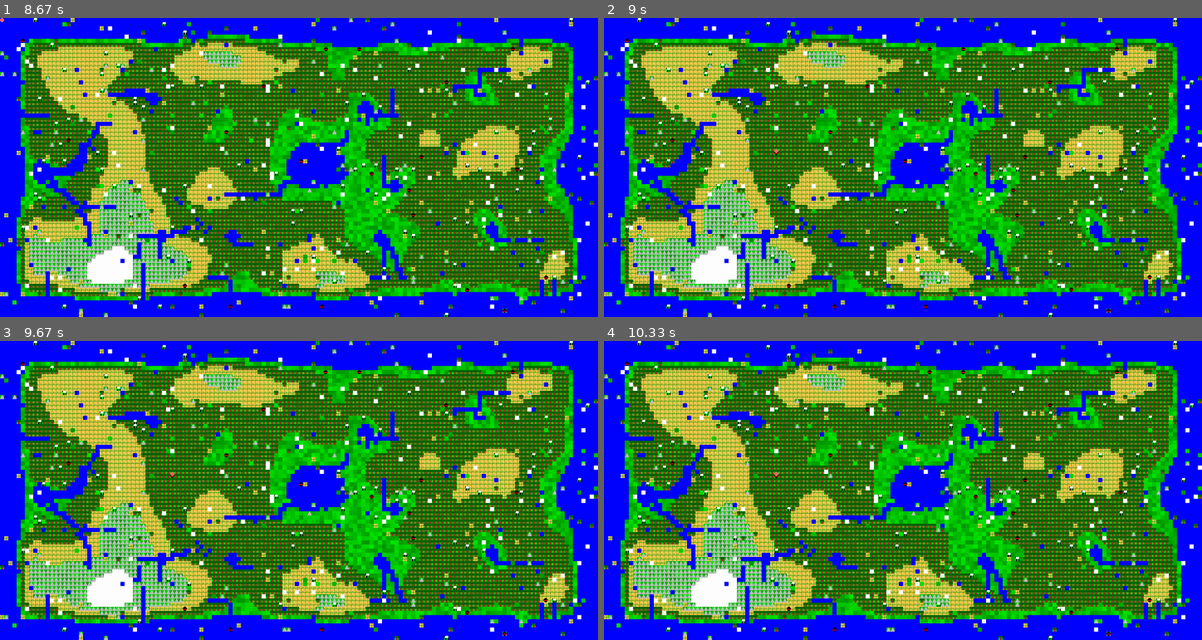
Above: before the commit, frames 1-4 (two rows, left to right).
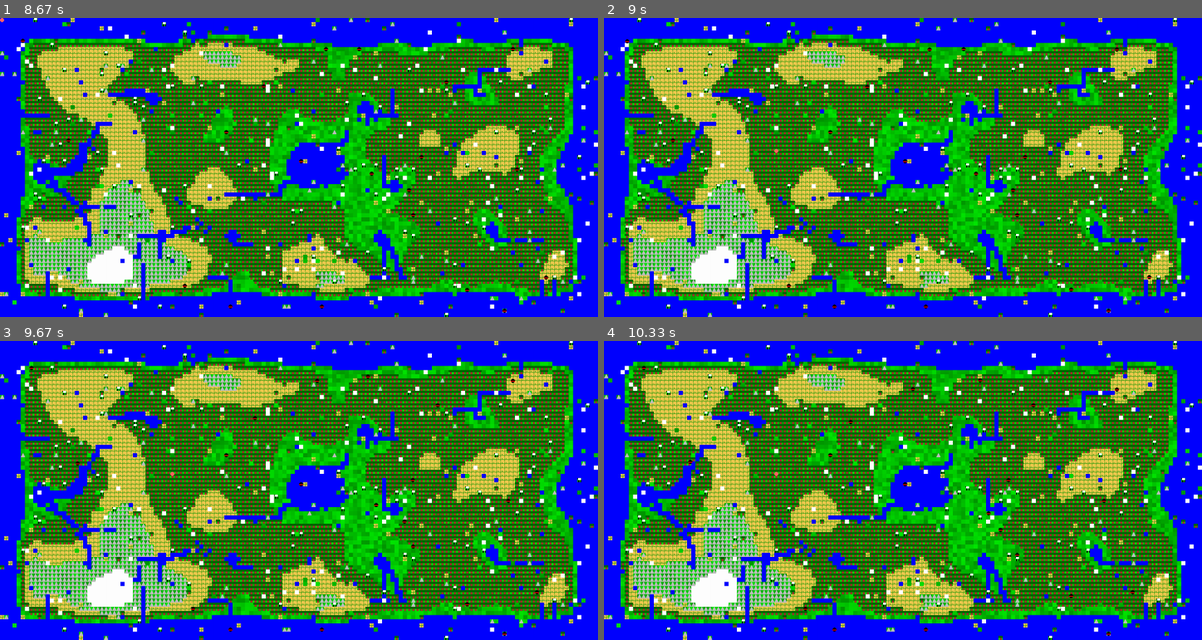
Above: after the commit, the same moments.

Repository: briankardon/GenesisIsland
Game: pygame game, started from genisis_island.py
The game is run twice, just before and just after one commit, with the same random seed, the same clock (stepped at 60 frames per second) and the same inputs.
Inputs (mouse positions are in pixels of both pictures, inside the frame that each line leads up to):
- Up to frame 1 (8.67 s): click (83, 239) at 8.58 s
- Up to frame 2 (9 s): click (777, 149) at 8.92 s
- Up to frame 3 (9.67 s): no input
- Up to frame 4 (10.33 s): no input

Frame 1 is identical in both runs. In frame 2, less than 0.1% of the frame differs, in the area x 3-92%, y 6-88%; in frame 3, 0.3%, in the area x 3-92%, y 6-92%; in frame 4, 0.3%.

Commit message:
Beginning to add grab pan

Diff:
--- a/genisis_island.py
+++ b/genisis_island.py
@@ -84,6 +84,7 @@
 
     paused = False
     pygame.mouse.set_visible(False)
+    grab_start = None
     while True:
         # If necessary, update tile images for new zoom
         new_tile_size = Tile.size
@@ -120,19 +121,14 @@
                     point = board[int(x_tile), int(y_tile)]
                     for peep in peeps.sprites():
                         peep.make_plan(point)
+                elif keys[pygame.K_LCTRL]:
+                    if event.button == 1:
+                        x_tile, y_tile = screen2Tile(x, y)
+                        peeps.add(Traveler(int(x_tile), int(y_tile), board))
                 else:
-                    if not paused:
-                        if event.button == 1:
-                            x_tile, y_tile = screen2Tile(x, y)
-                            if path_start is None:
-                                path_start = (int(x_tile), int(y_tile))
-                            elif path_end is None:
-                                path_end = (int(x_tile), int(y_tile))
-                                print(path_start, path_end)
-                                board.find_path(path_start, path_end)
-                                path_start = None
-                                path_end = None
-                            peeps.add(Traveler(int(x_tile), int(y_tile), board))
+                    if event.button == 1:
+                        x_tile, y_tile = screen2Tile(x, y)
+
 
             menu.handle_event(event)
 
